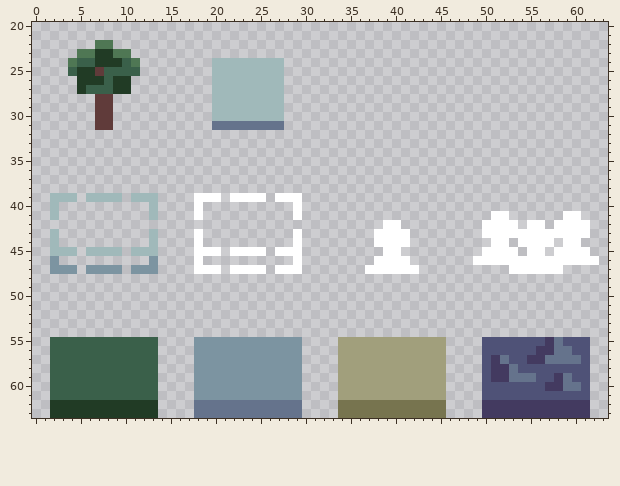
Edited in one commit: pixel-art file (Prototypes/Block Colony/Assets/Sprites/TextIcons.aseprite). Above is the file before it was changed.
64x64 pixels, 1 frame. Shown: x 0..63, y 20..63.
After:
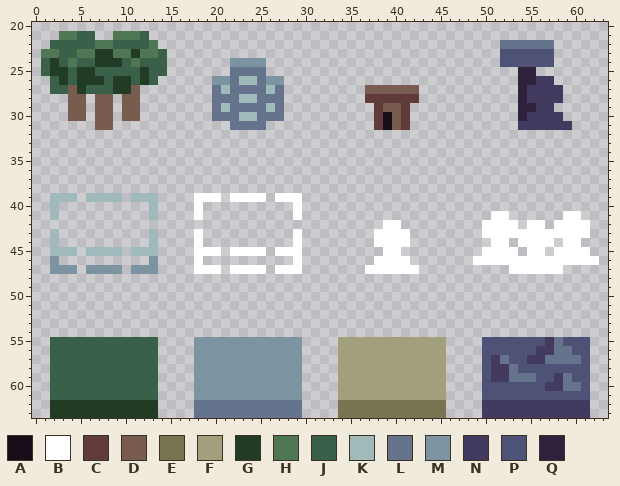
Palette (. is transparent): A #170e19  B #ffffff  C #603b3a  D #775c4f  E #77744f  F #a19f7c  G #213b25  H #4f7754  J #3a604a  K #a0b9ba  L #65738c  M #7c94a1  N #433a60  P #4f5277  Q #2f213b
The exact change:
{"y":21,"x":3,"old":"....","new":"HHJJ"}
{"y":21,"x":9,"old":"....","new":"HHHJ"}
{"y":22,"x":2,"old":".....","new":"JJJJJ"}
{"y":22,"x":9,"old":".....","new":"JJJJH"}
{"y":22,"x":52,"old":"......","new":"LLLLLL"}
{"y":23,"x":1,"old":"....","new":"HHJJ"}
{"y":23,"x":11,"old":"....","new":"GHHJ"}
{"y":23,"x":52,"old":"......","new":"PPPPPP"}
{"y":24,"x":1,"old":"...","new":"JGJ"}
{"y":24,"x":12,"old":"...","new":"JJJ"}
{"y":24,"x":20,"old":"KKKKKKKK","new":"..MMMM.."}
{"y":24,"x":52,"old":"......","new":"PPPPPP"}
{"y":25,"x":1,"old":"...","new":"JGG"}
{"y":25,"x":7,"old":"C","new":"J"}
{"y":25,"x":12,"old":"...","new":"GJJ"}
{"y":25,"x":20,"old":"KKKKKKKK","new":"..LLLL.."}
{"y":25,"x":54,"old":"..","new":"QQ"}
{"y":26,"x":2,"old":"...","new":"JGJ"}
{"y":26,"x":11,"old":"...","new":"JGJ"}
{"y":26,"x":20,"old":"KKK","new":"MML"}
{"y":26,"x":25,"old":"KKK","new":"LMM"}
{"y":26,"x":54,"old":"....","new":"QQNN"}
{"y":27,"x":2,"old":"...","new":"JJD"}
{"y":27,"x":11,"old":".","new":"D"}
{"y":27,"x":20,"old":"K","new":"L"}
{"y":27,"x":22,"old":"KKKK","new":"LLLL"}
{"y":27,"x":27,"old":"K","new":"L"}
{"y":27,"x":37,"old":"......","new":"DDDDDD"}
{"y":27,"x":54,"old":".....","new":"QNNNN"}
{"y":28,"x":4,"old":"..","new":"DD"}
{"y":28,"x":7,"old":"CC","new":"DD"}
{"y":28,"x":10,"old":"..","new":"DD"}
{"y":28,"x":20,"old":"KKK","new":"LLL"}
{"y":28,"x":25,"old":"KKK","new":"LLL"}
{"y":28,"x":37,"old":"......","new":"CCCCCC"}
{"y":28,"x":54,"old":".....","new":"QNNNN"}
{"y":29,"x":4,"old":"..","new":"DD"}
{"y":29,"x":7,"old":"CC","new":"DD"}
{"y":29,"x":10,"old":"..","new":"DD"}
{"y":29,"x":20,"old":"K","new":"L"}
{"y":29,"x":22,"old":"KKKK","new":"LLLL"}
{"y":29,"x":27,"old":"K","new":"L"}
{"y":29,"x":38,"old":"....","new":"CDDC"}
{"y":29,"x":54,"old":"....","new":"QQNN"}
{"y":30,"x":4,"old":"..","new":"DD"}
{"y":30,"x":7,"old":"CC","new":"DD"}
{"y":30,"x":10,"old":"..","new":"DD"}
{"y":30,"x":20,"old":"KKK","new":"LLL"}
{"y":30,"x":25,"old":"KKK","new":"LLL"}
{"y":30,"x":38,"old":"....","new":"CADC"}
{"y":30,"x":54,"old":".....","new":"QNNNN"}
{"y":31,"x":7,"old":"CC","new":"DD"}
{"y":31,"x":20,"old":"LL","new":".."}
{"y":31,"x":26,"old":"LL","new":".."}
{"y":31,"x":38,"old":"....","new":"CADC"}
{"y":31,"x":54,"old":"......","new":"NNNNNN"}
{"label":"changed","picture_box":[41,31,167,130]}
{"label":"added","picture_box":[500,40,572,130]}
{"label":"changed","picture_box":[212,58,284,130]}
{"label":"added","picture_box":[365,85,419,130]}
